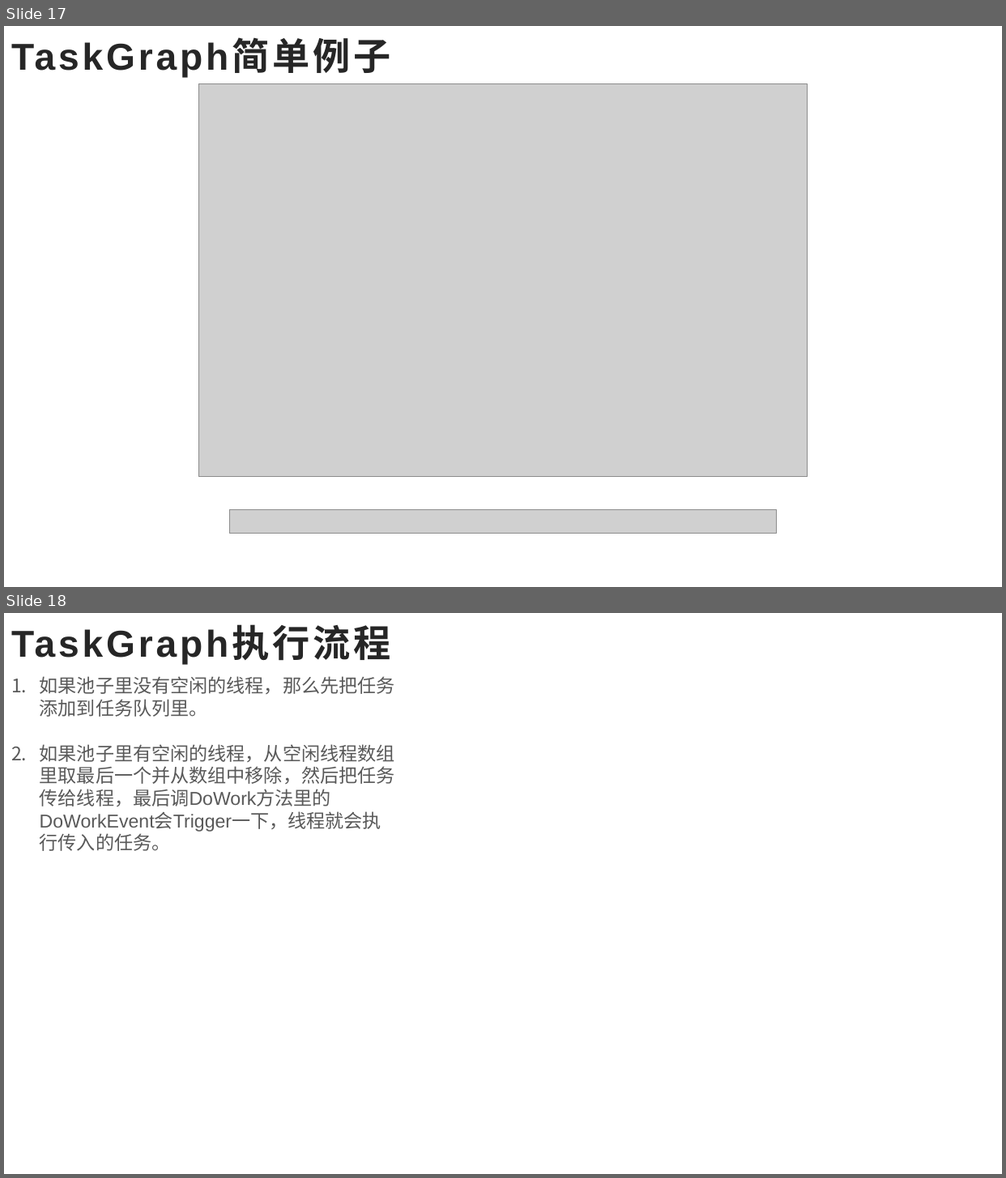
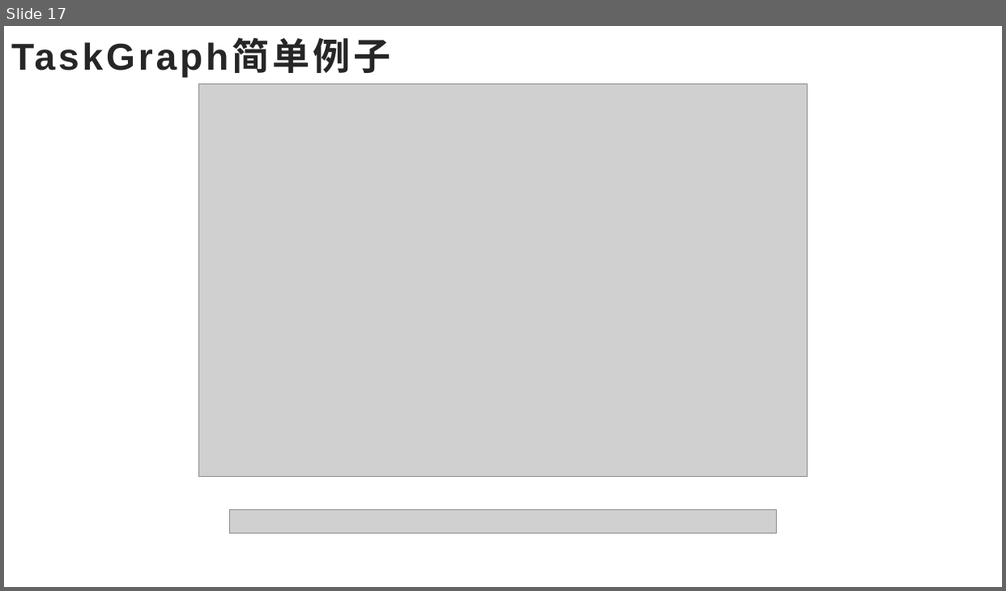
Before and after one commit to ZLam/LearnUE4, a slide deck: MultiThread/PPT/UE4_多线程.pptx. Shown one above the other, each under a label of ours: slides 17 and 18 before the commit, slide 17 after it. The pictures are 1006x1178 and 1006x591 pixels, drawn with LibreOffice and Linux fonts; fonts in the diff are those of the drawing; grey boxes stand for pictures. Boxes give left, top, right and bottom in pixels: in the first picture for what was removed or moved away, otherwise in the second. Text is boxed around its words. In the diff, an @@ line names an element or a change of style, - is before the commit and + after.

```diff
--- a/MultiThread/PPT/UE4_多线程.pptx
+++ b/MultiThread/PPT/UE4_多线程.pptx
@@ slide 18 removed at (x1=4, y1=613, x2=1002, y2=1174), background #FFFFFF @@
@@ title removed at (x1=11, y1=627, x2=391, y2=664) @@
-TaskGraph执行流程
@@ text removed at (x1=40, y1=676, x2=395, y2=851) @@
-1. 如果池子里没有空闲的线程，那么先把任务添加到任务队列里。
-2. 如果池子里有空闲的线程，从空闲线程数组里取最后一个并从数组中移除，然后把任务传给线程，最后调DoWork方法里的DoWorkEvent会Trigger一下，线程就会执行传入的任务。
```
Also in this commit, not shown: 4 slides added.
